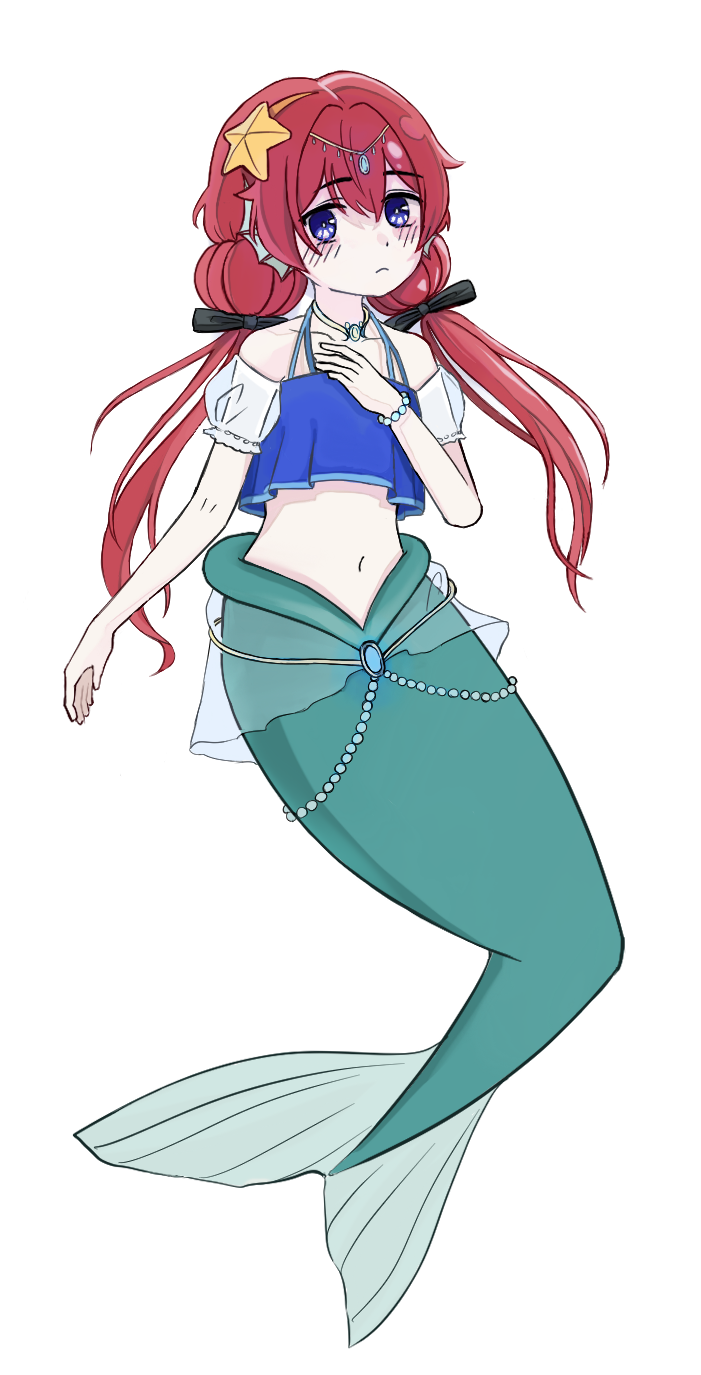
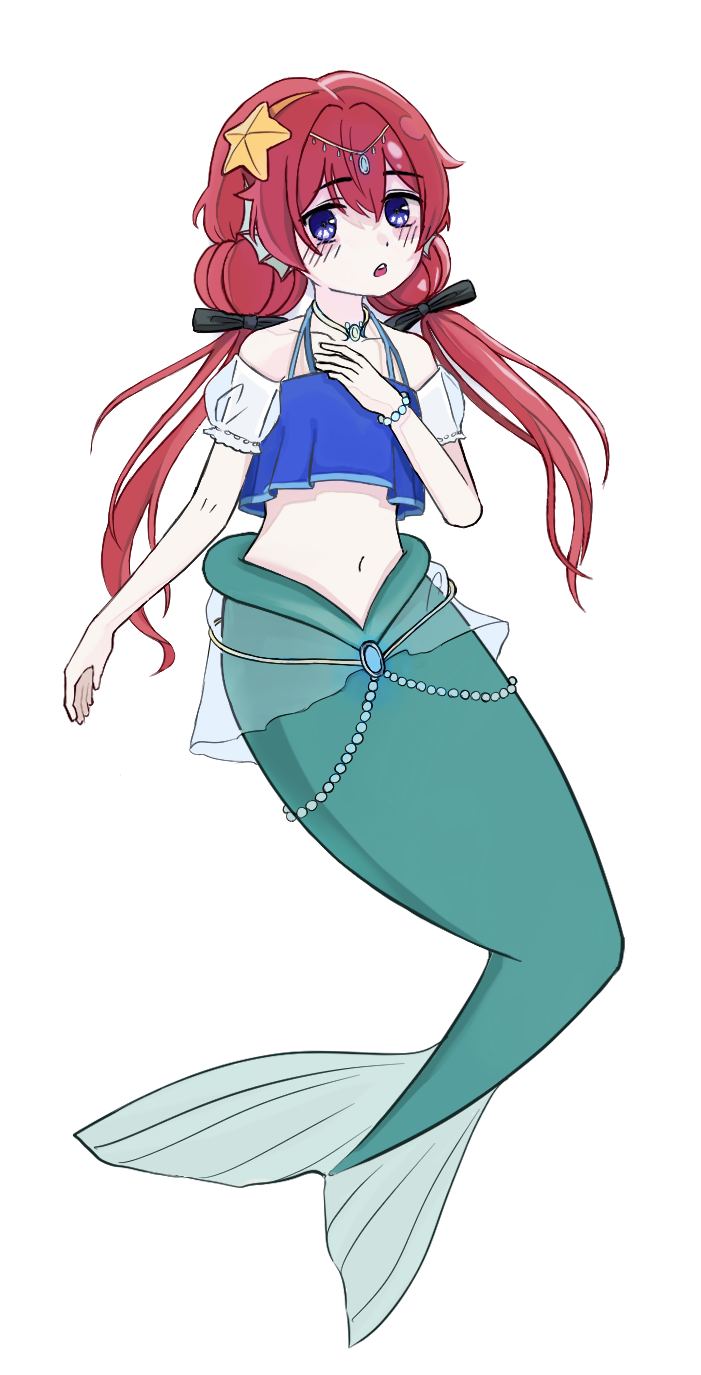
Layers edited between the first and the second 701px x 1375px image:
hid group "일상표정2" (3 layers) over 322, 207, 402, 278
showed group "일상표정" (3 layers) over 322, 207, 402, 278
painted on "레이어 37" over 374, 264, 386, 278
